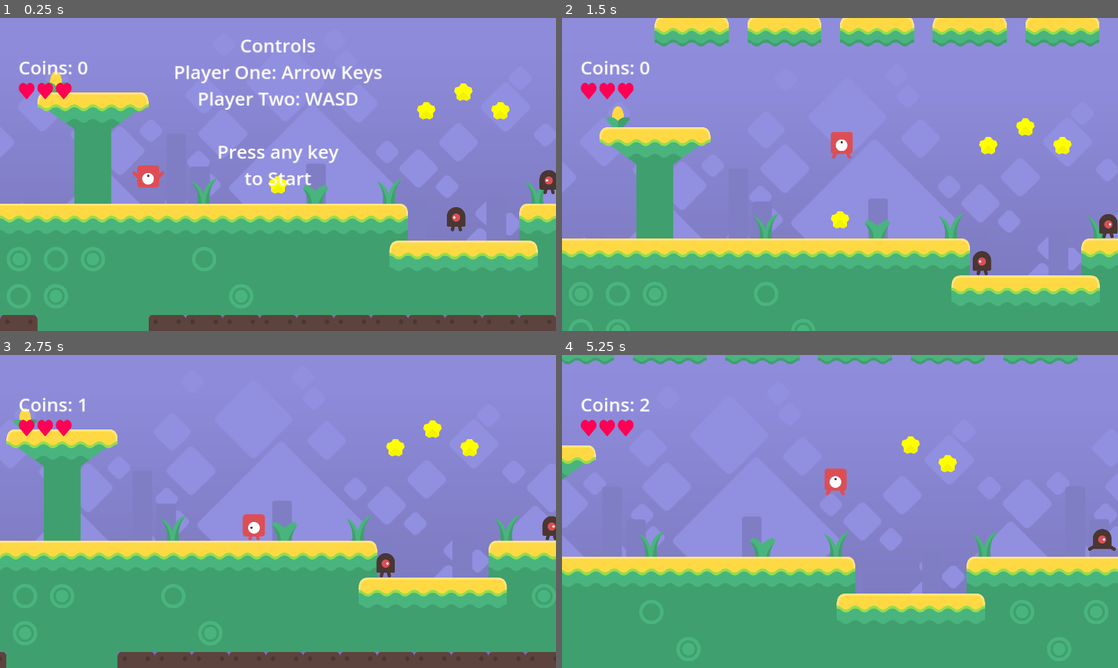
Above: before the commit, frames 1-4 (two rows, left to right).
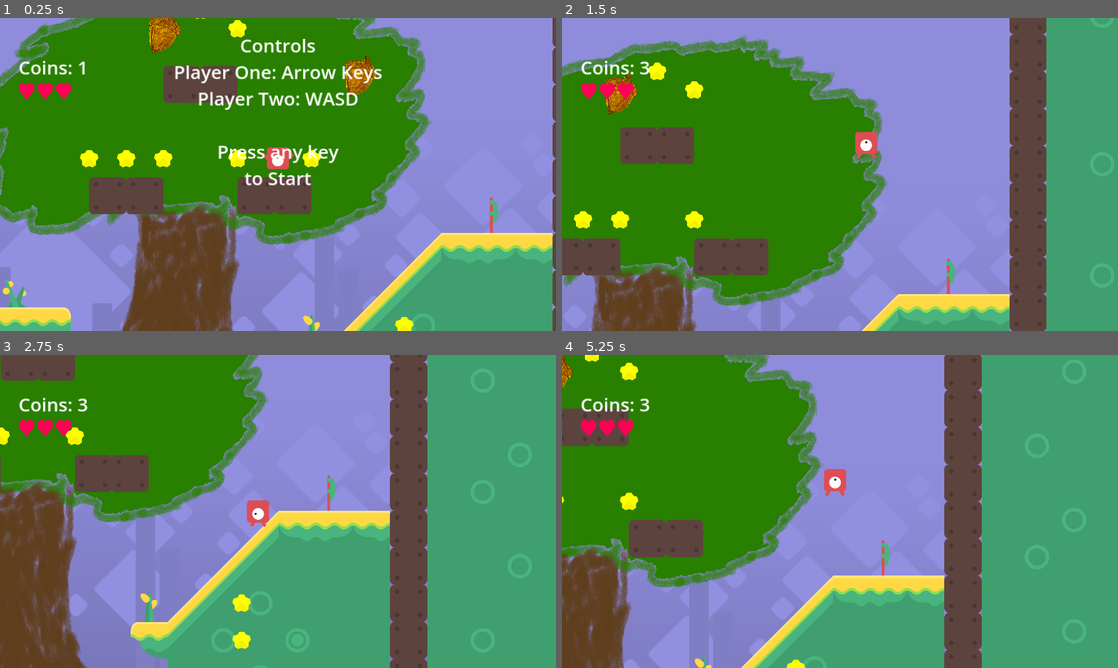
Above: after the commit, the same moments.

Repository: endlessm/moddable-platformer
Game: Godot game, scene res://main.tscn
Two runs of this game, one before a commit and one after it. Both use one fixed random seed, a clock stepped at 60 frames per second and the inputs below.
Inputs:
- Up to frame 1 (0.25 s): no input
- Up to frame 2 (1.5 s): tap Enter at 0.5 s; hold Right (player_1_right) from 0.53 s (still down); tap A (player_2_left) at 0.6 s; tap Up (player_1_jump) at 0.77 s; tap D (player_2_right) at 1.35 s
- Up to frame 3 (2.75 s): tap Up (player_1_jump) at 1.52 s; release Right (player_1_right) at 2.03 s; hold Left (player_1_left) from 2.03 s (still down); tap A (player_2_left) at 2.1 s
- Up to frame 4 (5.25 s): release Left (player_1_left) at 2.78 s; hold Right (player_1_right) 2.78-4.28 s; tap D (player_2_right) at 2.85, 4.35 s; tap Up (player_1_jump) at 3.02, 3.77, 4.52 s; tap A (player_2_left) at 3.6, 5.1 s; hold Left (player_1_left) 4.28-5.03 s; hold Right (player_1_right) from 5.03 s (still down)

The runs differ from the first frame. In frame 1, 78% of the frame differs, in the area x 0-100%, y 0-100%; in frame 2, 76%; in frame 3, 68%; in frame 4, 71%.

Commit message:
final changes for examples

Diff:
--- /dev/null
+++ b/artstylesamples.tscn
@@ -0,0 +1,30 @@
+[gd_scene load_steps=5 format=3 uid="uid://puw5gjw80pdu"]
+
+[ext_resource type="Texture2D" uid="uid://bcodfdytc2qo" path="res://assets/transparent_acorn-removebg-preview.png" id="1_t1js1"]
+[ext_resource type="Texture2D" uid="uid://f64ufqiwdtg" path="res://assets/acorn-removebg-preview.png" id="2_tsxqc"]
+[ext_resource type="Texture2D" uid="uid://bhqawwwyt31lk" path="res://assets/freehandtree.png" id="3_cq0j5"]
+
+[sub_resource type="CompressedTexture2D" id="CompressedTexture2D_k6lx3"]
+load_path = "res://.godot/imported/Warrior_Yellow.png-9967622b6e2cdaf5f9c47a53c11b0cd2.ctex"
+
+[node name="TransparentAcorn-removebg-preview" type="Sprite2D"]
+position = Vector2(684, 646)
+texture = ExtResource("1_t1js1")
+
+[node name="Acorn-removebg-preview" type="Sprite2D" parent="."]
+texture_filter = 1
+position = Vector2(475, -36)
+texture = ExtResource("2_tsxqc")
+
+[node name="Freehandtree" type="Sprite2D" parent="."]
+texture_filter = 1
+position = Vector2(1365, -69)
+texture = ExtResource("3_cq0j5")
+
+[node name="WarriorYellow" type="Sprite2D" parent="."]
+texture_filter = 1
+position = Vector2(-884, -68)
+scale = Vector2(9.46841, 8.79942)
+texture = SubResource("CompressedTexture2D_k6lx3")
+region_enabled = true
+region_rect = Rect2(1016.48, 622.667, 91.3333, 86.6667)
--- a/components/coin/coin.tscn
+++ b/components/coin/coin.tscn
@@ -4,7 +4,7 @@
 [ext_resource type="Texture2D" uid="uid://bjqboxowe07lw" path="res://assets/items/crystal.png" id="2_hpbor"]
 
 [sub_resource type="CircleShape2D" id="CircleShape2D_5w0o8"]
-radius = 46.72
+radius = 69.029
 
 [node name="Coin" type="Area2D"]
 collision_layer = 2
--- a/main.tscn
+++ b/main.tscn
@@ -1,5 +1,6 @@
-[gd_scene load_steps=14 format=3 uid="uid://dhcpt1kt8cs0g"]
-
+[gd_scene load_steps=17 format=3 uid="uid://dhcpt1kt8cs0g"]
+
+[ext_resource type="Texture2D" uid="uid://bhqawwwyt31lk" path="res://assets/freehandtree.png" id="1_nmcw2"]
 [ext_resource type="PackedScene" uid="uid://8st4scqt06l8" path="res://components/player/player.tscn" id="2_7yl00"]
 [ext_resource type="PackedScene" uid="uid://jnrusvm3gric" path="res://spaces/background.tscn" id="2_tb5a2"]
 [ext_resource type="PackedScene" uid="uid://cswheshouik14" path="res://rules_goals/game_logic.tscn" id="3_xbkvd"]
@@ -9,12 +10,21 @@
 [ext_resource type="PackedScene" uid="uid://daf24t18h3n5e" path="res://components/coin/coin.tscn" id="5_u7hr5"]
 [ext_resource type="Texture2D" uid="uid://bjqboxowe07lw" path="res://assets/items/crystal.png" id="6_kpi5m"]
 [ext_resource type="PackedScene" uid="uid://jt80gv02u4f2" path="res://hud.tscn" id="6_mp7wy"]
+[ext_resource type="Texture2D" uid="uid://f64ufqiwdtg" path="res://assets/acorn-removebg-preview.png" id="8_l50q5"]
 [ext_resource type="PackedScene" uid="uid://dk0xon0k7ga23" path="res://components/enemy/enemy.tscn" id="9_l6smt"]
 [ext_resource type="SpriteFrames" uid="uid://bo581k1esb50n" path="res://components/player/spriteframes-red.tres" id="9_qmofe"]
 [ext_resource type="PackedScene" uid="uid://beuisy5yrw0bq" path="res://components/flag/flag.tscn" id="12_dkbog"]
 [ext_resource type="Script" path="res://scripts/multiplayer_camera.gd" id="13_0d2mj"]
 
+[sub_resource type="CircleShape2D" id="CircleShape2D_lgtod"]
+radius = 72.0
+
 [node name="Main" type="Node2D"]
+
+[node name="Freehandtree" type="Sprite2D" parent="."]
+position = Vector2(3122, 587)
+scale = Vector2(0.727195, 0.890726)
+texture = ExtResource("1_nmcw2")
 
 [node name="GameLogic" parent="." instance=ExtResource("3_xbkvd")]
 win_by_collecting_coins = true
@@ -34,9 +44,37 @@
 
 [node name="Coin" parent="Coins" instance=ExtResource("5_u7hr5")]
 modulate = Color(1, 1, 0, 1)
-position = Vector2(1472, 320)
-texture = ExtResource("6_kpi5m")
-tint = Color(1, 1, 0, 1)
+position = Vector2(1458, 293)
+texture = ExtResource("6_kpi5m")
+tint = Color(1, 1, 0, 1)
+
+[node name="Coin2" parent="Coins" instance=ExtResource("5_u7hr5")]
+modulate = Color(1, 1, 0, 1)
+position = Vector2(3010, -307)
+texture = ExtResource("8_l50q5")
+tint = Color(1, 1, 0, 1)
+
+[node name="Sprite2D" parent="Coins/Coin2" index="0"]
+position = Vector2(-3.49986, 0.500004)
+scale = Vector2(0.324152, 0.278409)
+texture = ExtResource("8_l50q5")
+
+[node name="CollisionShape2D" parent="Coins/Coin2" index="1"]
+shape = SubResource("CircleShape2D_lgtod")
+
+[node name="Coin8" parent="Coins" instance=ExtResource("5_u7hr5")]
+modulate = Color(1, 1, 0, 1)
+position = Vector2(3688, -157)
+texture = ExtResource("8_l50q5")
+tint = Color(1, 1, 0, 1)
+
+[node name="Sprite2D" parent="Coins/Coin8" index="0"]
+position = Vector2(-3.49986, 0.500004)
+scale = Vector2(0.324152, 0.278409)
+texture = ExtResource("8_l50q5")
+
+[node name="CollisionShape2D" parent="Coins/Coin8" index="1"]
+shape = SubResource("CircleShape2D_lgtod")
 
 [node name="Coin3" parent="Coins" instance=ExtResource("5_u7hr5")]
 modulate = Color(1, 1, 0, 1)
@@ -131,12 +169,6 @@
 [node name="Coin9" parent="Coins" instance=ExtResource("5_u7hr5")]
 modulate = Color(1, 1, 0, 1)
 position = Vector2(960, 576)
-texture = ExtResource("6_kpi5m")
-tint = Color(1, 1, 0, 1)
-
-[node name="Coin10" parent="Coins" instance=ExtResource("5_u7hr5")]
-modulate = Color(1, 1, 0, 1)
-position = Vector2(3008, -320)
 texture = ExtResource("6_kpi5m")
 tint = Color(1, 1, 0, 1)
 
@@ -198,7 +230,7 @@
 width = 2
 
 [node name="Player" parent="." instance=ExtResource("2_7yl00")]
-position = Vector2(512, 576)
+position = Vector2(3404, 156)
 collision_layer = 1
 collision_mask = 7
 sprite_frames = ExtResource("9_qmofe")
@@ -230,3 +262,6 @@
 limit_bottom = 1080
 position_smoothing_enabled = true
 script = ExtResource("13_0d2mj")
+
+[editable path="Coins/Coin2"]
+[editable path="Coins/Coin8"]
Binary file added: assets/acorn-removebg-preview.png
Not shown, added: assets/acorn-removebg-preview.png.import
Binary file added: assets/freehandtree.png
Not shown, added: assets/freehandtree.png.import
Binary file added: assets/transparent_acorn-removebg-preview.png
Not shown, added: assets/transparent_acorn-removebg-preview.png.import
